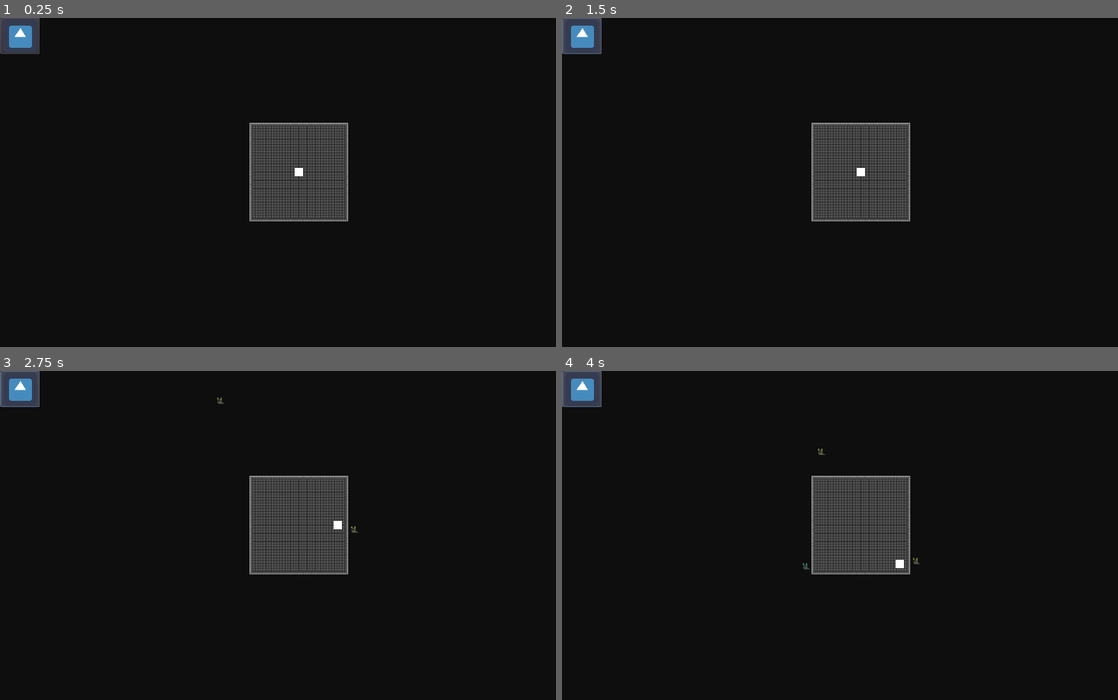
Above: before the commit, frames 1-4 (two rows, left to right).
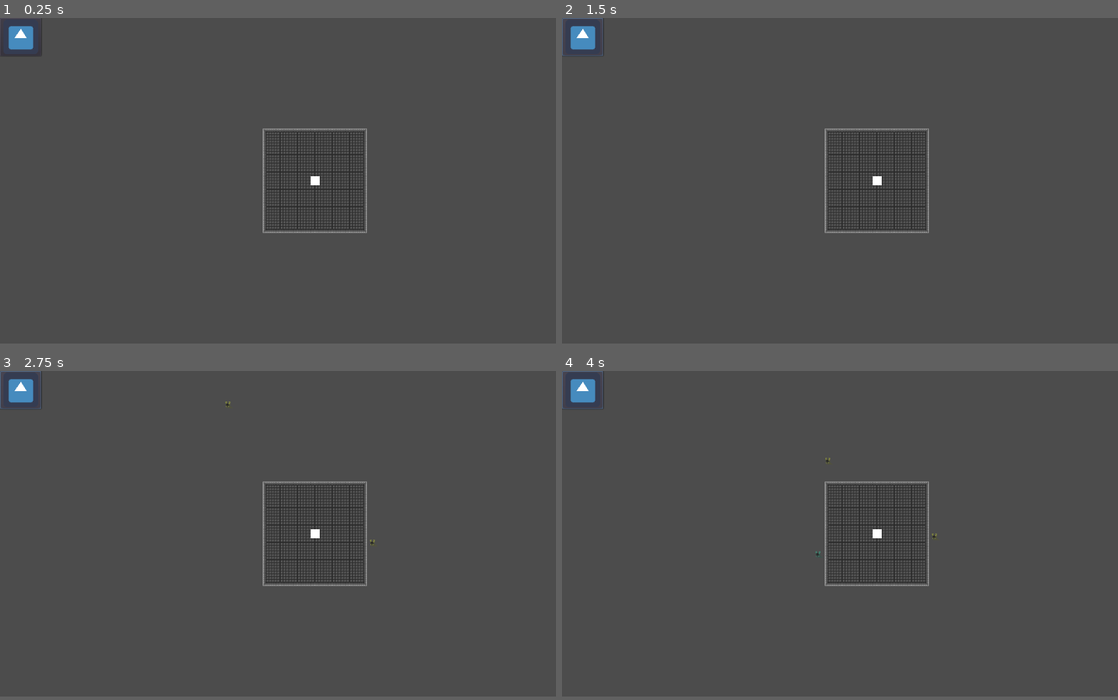
Above: after the commit, the same moments.

Repository: Hermine-Hargneuse/Project-G
Game: Godot game, scene res://Scene/MainScene.tscn
Two runs of this game, one before a commit and one after it. Both use one fixed random seed, a clock stepped at 60 frames per second and the inputs below. The engine's default icon, where the game draws it, is replaced by a stand-in: a white triangle on a blue panel in a dark square.
Inputs (mouse positions are in pixels of both pictures, inside the frame that each line leads up to; where the layout moved, square brackets give the same spot in the first picture):
- Up to frame 1 (0.25 s): no input
- Up to frame 2 (1.5 s): click (584, 37) [584, 34] at 0.5 s; click (584, 37) [584, 34] at 1.25 s
- Up to frame 3 (2.75 s): tap Enter at 2 s; hold D (move_right, bound only before the commit) from 2.03 s (still down)
- Up to frame 4 (4 s): release D (move_right, bound only before the commit) at 2.78 s; hold S (move_down, bound only before the commit) 2.78-3.53 s; hold D (move_right, bound only before the commit) from 3.53 s (still down)
The window is 800x474 before the commit and 800x469 after it. Grey fills any space a smaller window leaves; there, only what the larger window draws over its background counts as a difference.

The runs differ from the first frame. In frame 1, 95% of the frame differs, in the area x 0-100%, y 0-99%; in frame 2, 95%; in frame 3, 95%; in frame 4, 95%.

Commit message:
small change to settings fix

Diff:
--- a/Scene/MainScene.tscn
+++ b/Scene/MainScene.tscn
@@ -10,4 +10,5 @@
 
 [node name="Enemy_spawn_timer" type="Timer" parent="."]
 autostart = true
+
 [connection signal="timeout" from="Enemy_spawn_timer" to="." method="_on_Enemy_spawn_timer_timeout"]
--- a/Scripts/Enemy/Enemy.gd
+++ b/Scripts/Enemy/Enemy.gd
@@ -1,5 +1,4 @@
 extends KinematicBody2D
-
 
 var player = null
 #var move = Vector2D().ZERO
--- a/project.godot
+++ b/project.godot
@@ -8,16 +8,11 @@
 
 config_version=4
 
-_global_script_classes=[  ]
-_global_script_class_icons={
-
-}
-
 [application]
 
-config/name="Godot Game"
+config/name="Who let the zombs out !"
 run/main_scene="res://Scene/MainScene.tscn"
-config/icon="res://Assets/icon.png"
+config/icon="res://icon.png"
 
 [autoload]
 
@@ -25,37 +20,63 @@
 
 [display]
 
-window/size/width=1080
-window/size/height=640
-window/size/test_width=1080
-window/size/test_height=640
 window/stretch/mode="2d"
-window/stretch/aspect="keep"
+
+[importer_defaults]
+
+texture={
+"compress/bptc_ldr": 0,
+"compress/hdr_mode": 0,
+"compress/lossy_quality": 0.7,
+"compress/mode": 0,
+"compress/normal_map": 0,
+"detect_3d": false,
+"flags/anisotropic": false,
+"flags/filter": false,
+"flags/mipmaps": false,
+"flags/repeat": 0,
+"flags/srgb": 2,
+"process/HDR_as_SRGB": false,
+"process/fix_alpha_border": true,
+"process/invert_color": false,
+"process/premult_alpha": false,
+"size_limit": 0,
+"stream": false,
+"svg/scale": 1.0
+}
 
 [input]
 
-move_right={
+up={
+"deadzone": 0.5,
+"events": [ Object(InputEventKey,"resource_local_to_scene":false,"resource_name":"","device":0,"alt":false,"shift":false,"control":false,"meta":false,"command":false,"pressed":false,"scancode":87,"unicode":0,"echo":false,"script":null)
+ ]
+}
+down={
+"deadzone": 0.5,
+"events": [ Object(InputEventKey,"resource_local_to_scene":false,"resource_name":"","device":0,"alt":false,"shift":false,"control":false,"meta":false,"command":false,"pressed":false,"scancode":83,"unicode":0,"echo":false,"script":null)
+ ]
+}
+left={
+"deadzone": 0.5,
+"events": [ Object(InputEventKey,"resource_local_to_scene":false,"resource_name":"","device":0,"alt":false,"shift":false,"control":false,"meta":false,"command":false,"pressed":false,"scancode":65,"unicode":0,"echo":false,"script":null)
+ ]
+}
+right={
 "deadzone": 0.5,
 "events": [ Object(InputEventKey,"resource_local_to_scene":false,"resource_name":"","device":0,"alt":false,"shift":false,"control":false,"meta":false,"command":false,"pressed":false,"scancode":68,"unicode":0,"echo":false,"script":null)
  ]
 }
-move_left={
+shoot={
 "deadzone": 0.5,
-"events": [ Object(InputEventKey,"resource_local_to_scene":false,"resource_name":"","device":0,"alt":false,"shift":false,"control":false,"meta":false,"command":false,"pressed":false,"scancode":65,"unicode":0,"echo":false,"script":null)
- ]
-}
-move_up={
-"deadzone": 0.5,
-"events": [ Object(InputEventKey,"resource_local_to_scene":false,"resource_name":"","device":0,"alt":false,"shift":false,"control":false,"meta":false,"command":false,"pressed":false,"scancode":87,"unicode":0,"echo":false,"script":null)
- ]
-}
-move_down={
-"deadzone": 0.5,
-"events": [ Object(InputEventKey,"resource_local_to_scene":false,"resource_name":"","device":0,"alt":false,"shift":false,"control":false,"meta":false,"command":false,"pressed":false,"scancode":83,"unicode":0,"echo":false,"script":null)
+"events": [ Object(InputEventMouseButton,"resource_local_to_scene":false,"resource_name":"","device":0,"alt":false,"shift":false,"control":false,"meta":false,"command":false,"button_mask":0,"position":Vector2( 0, 0 ),"global_position":Vector2( 0, 0 ),"factor":1.0,"button_index":1,"pressed":false,"doubleclick":false,"script":null)
  ]
 }
 
+[physics]
+
+common/enable_pause_aware_picking=true
+
 [rendering]
 
-environment/default_clear_color=Color( 0.0588235, 0.0588235, 0.0588235, 1 )
 environment/default_environment="res://default_env.tres"
